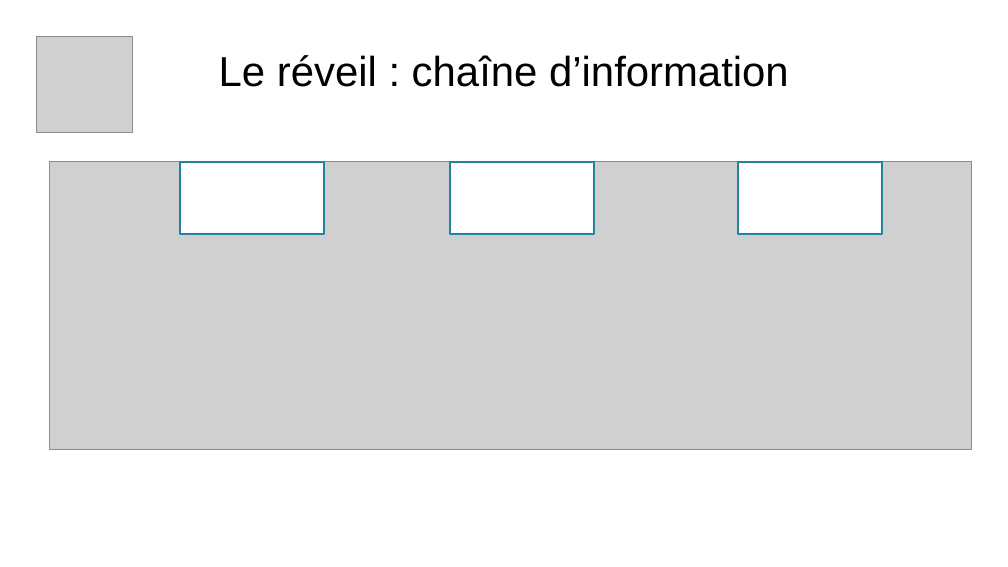
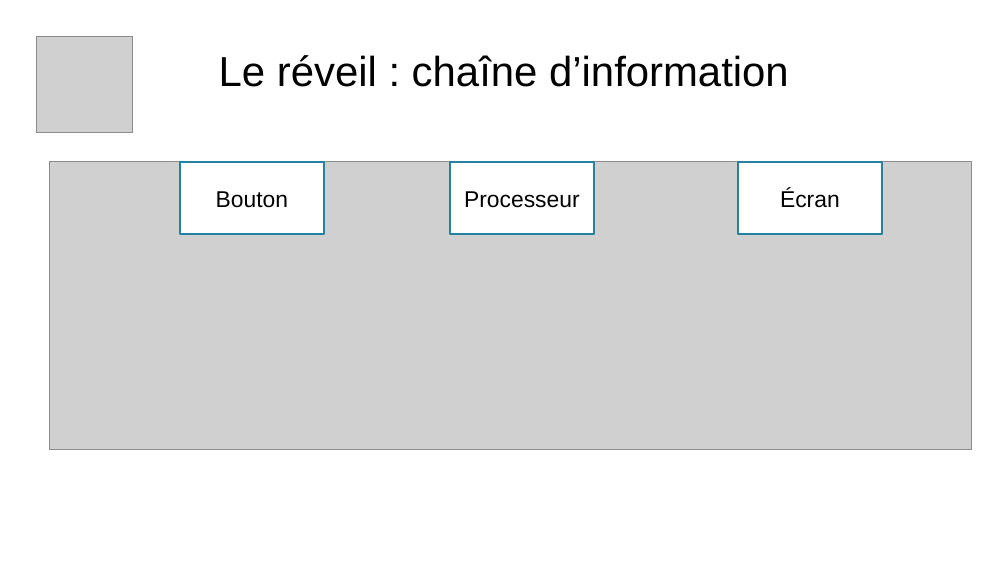
Before and after one commit to Merliin42/Cours-Techno, a slide deck: slide 10 of Introduction/Correction Activité.odp. Drawn at 1008x567 pixels with LibreOffice and Linux fonts; fonts in the diff are those of the drawing; grey boxes stand for pictures; background and template pictures are left out. Boxes give left, top, right and bottom in pixels: in the first picture for what was removed or moved away, otherwise in the second. Text is boxed around its words. In the diff, an @@ line names an element or a change of style, - is before the commit and + after.

```diff
--- a/Introduction/Correction Activité.odp
+++ b/Introduction/Correction Activité.odp
@@ text in rectangle at (216,191,288,208): text added @@
+Bouton
@@ text in rectangle at (464,191,580,208): text added @@
+Processeur
@@ text in rectangle at (780,188,840,208): text added @@
+Écran
```
Also in this commit, not shown: 19 other slides changed, 4 other files.
